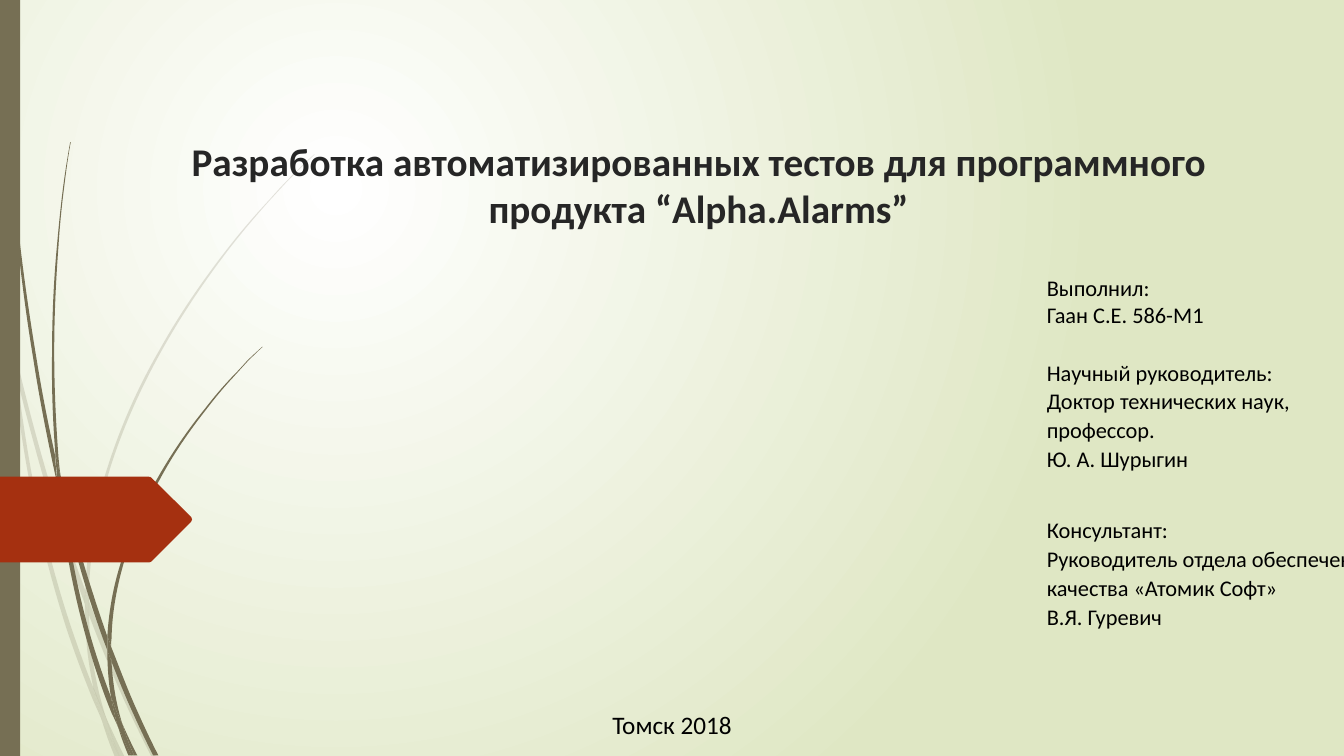
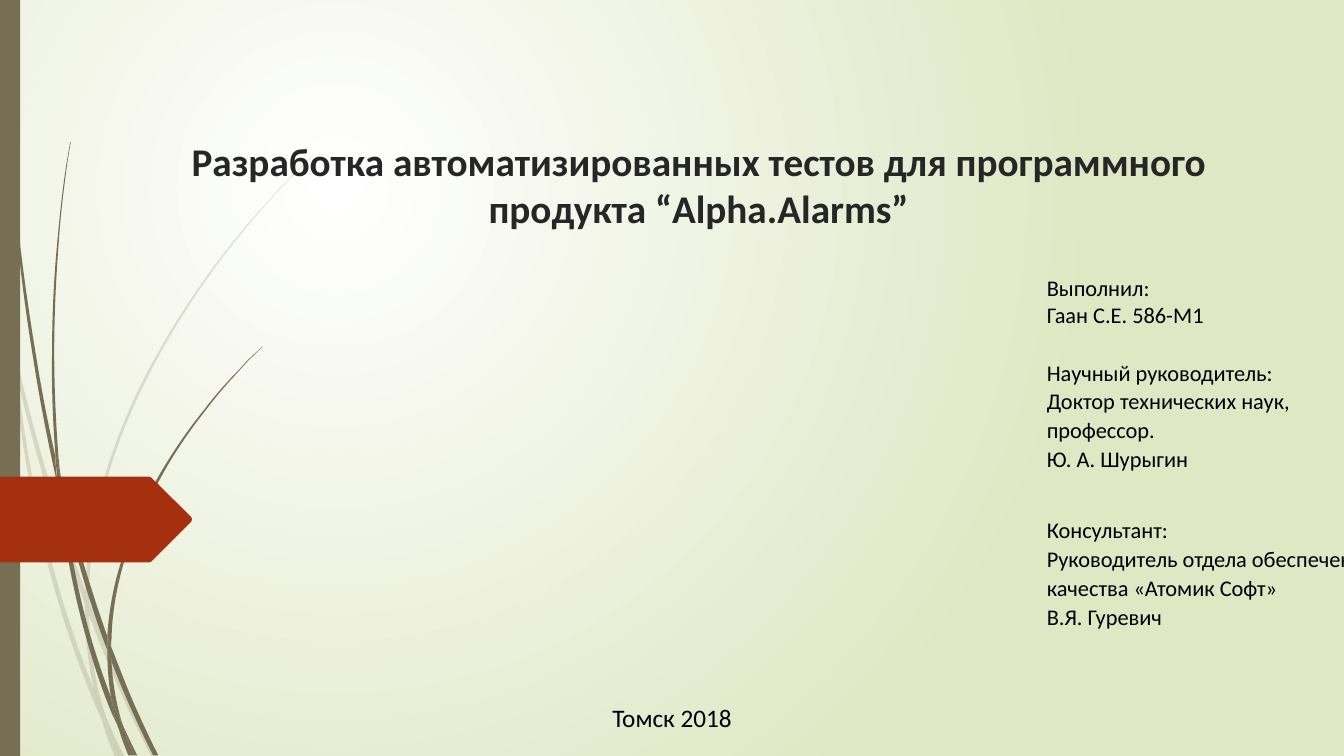
Before and after one commit to Sergeygaan/Lab1, a slide deck: slide 1 of Презентация.pptx. Drawn at 1344x756 pixels with LibreOffice and Linux fonts; fonts in the diff are those of the drawing. Boxes give left, top, right and bottom in pixels: in the first picture for what was removed or moved away, otherwise in the second. Text is boxed around its words. In the diff, an @@ line names an element or a change of style, - is before the commit and + after.

```diff
--- a/Презентация.pptx
+++ b/Презентация.pptx
@@ text "Томск 2018": place and size @@
-text "Томск 2018" at <box>612,716,732,734</box>
+text "Томск 2018" at <box>612,709,732,727</box>
```
Also in this commit, not shown: 4 other slides changed.
